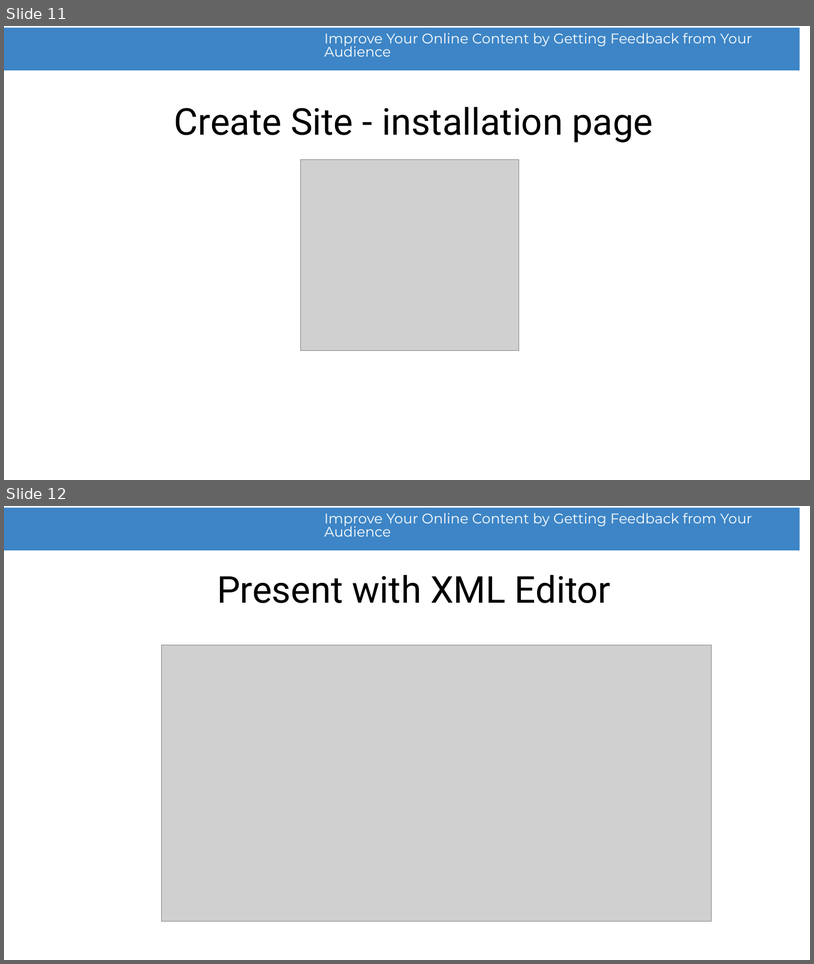
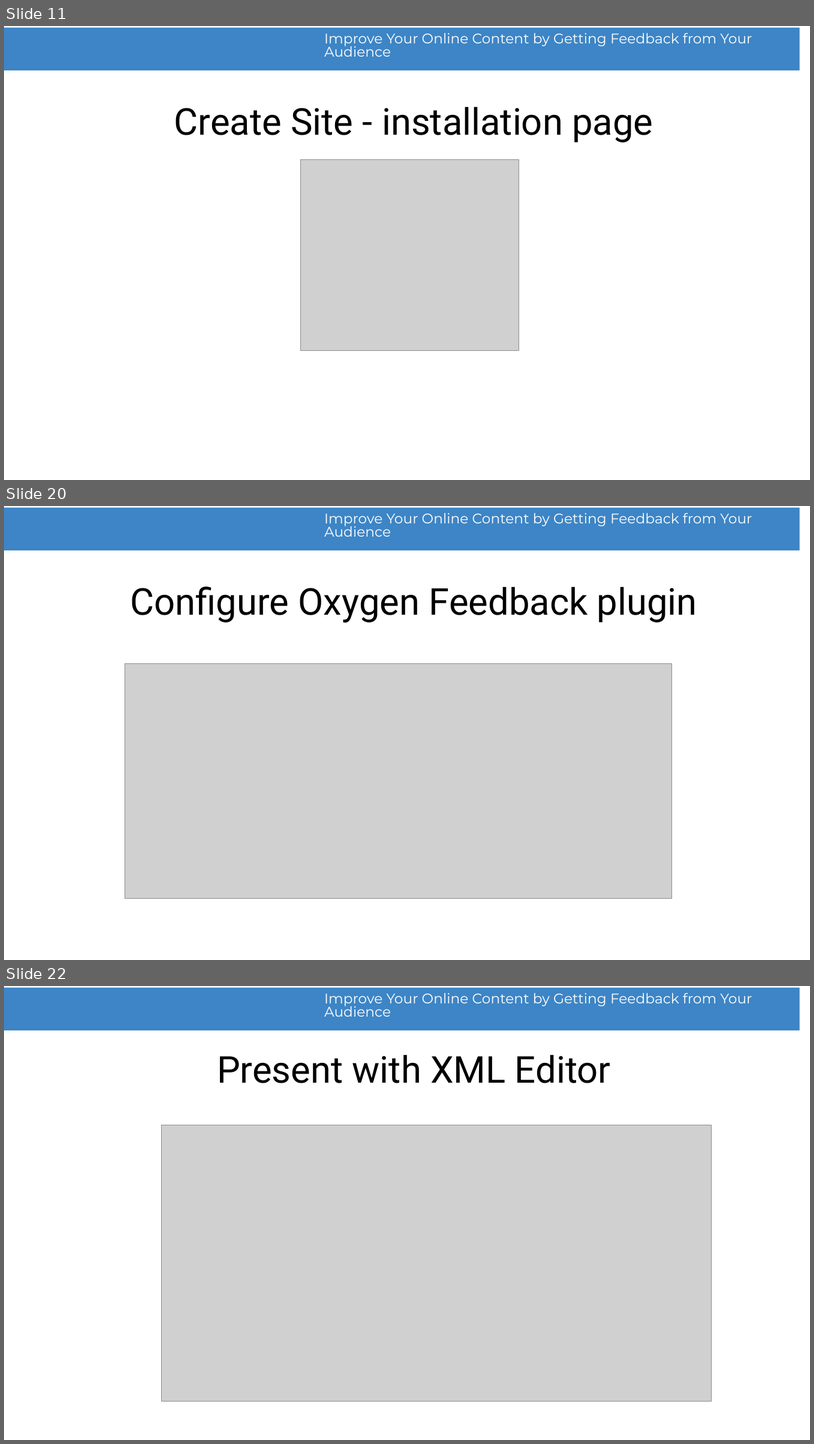
Before and after one commit to radu-pisoi/feedback-presentation, a slide deck: presentation/feedback-demo.odp. Shown one above the other, each under a label of ours: slides 11 and 12 before the commit, slides 11, 20 and 22 after it; the slides between them are not shown. The pictures are 814x964 and 814x1444 pixels, drawn with LibreOffice and Linux fonts; fonts in the diff are those of the drawing; grey boxes stand for pictures; background and template pictures are left out. Boxes give left, top, right and bottom in pixels: in the first picture for what was removed or moved away, otherwise in the second. Text is boxed around its words. In the diff, an @@ line names an element or a change of style, - is before the commit and + after.

```diff
--- a/presentation/feedback-demo.odp
+++ b/presentation/feedback-demo.odp
@@ slide 20 added at (4, 506, 810, 960), background #FFFFFF; not listed: 2 template elements that a slide beside it also shows @@
@@ title added at (130, 586, 698, 622), 44 pt, text #000000 @@
+Configure Oxygen Feedback plugin
@@ picture added at (125, 663, 672, 898) @@
@@ what was slide 12 is now slide 22 @@
```
Also in this commit, not shown: 9 other slides added.
